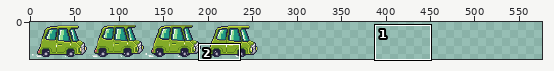
Two versions of one sprite sheet, Assets/Sprites/car_green_64_32.png. Above: a wide view before the commit, with the close-up outlined.
Close-up. As it was:
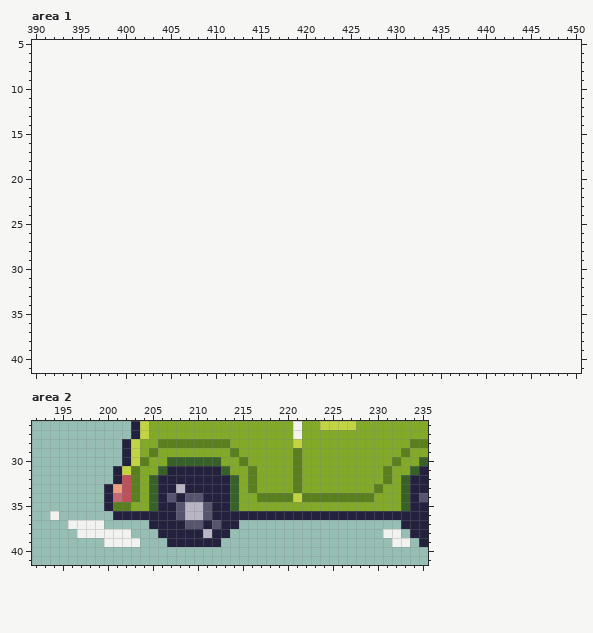
The file is 256x42 pixels. Shown: area 1: x 390..450, y 5..41; area 2: x 192..235, y 26..41. The old version is drawn lined up with the new one, on the new canvas. The commit also changed other parts of the picture, which this record leaves out.
After:
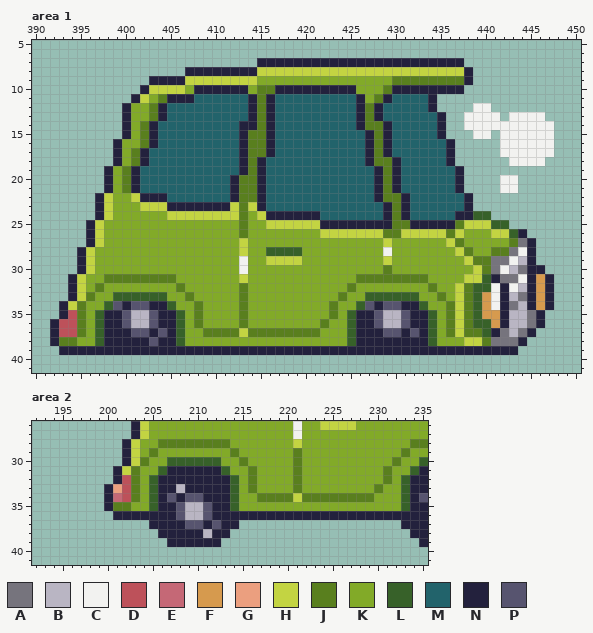
Palette (. is transparent): A #76747d  B #b9b5c3  C #f2f2f0  D #bd515a  E #c56876  F #d69a4e  G #eb9f7f  H #c3d442  J #597f1e  K #82aa28  L #376129  M #22636b  N #23213d  P #57546f
Edits made:
canvas 256x42 -> 576x42
Changed rows in their new state; - is an unchanged pixel.
Area 1:
first column x 392:
 7 -----------------------NNNNNNNNNNNNNNNNNNNNNNN----------
 8 ---------------NNNNNNNNHHHHHHHHHHHHHHHHHHHHHHHN---------
 9 -----------NNNNHHHHHHHHKKKKKKKKKKKKKKKJJJJJJJJN---------
10 ----------NHHHHKNNNNNNKJJNNNNNNNNNKKKJNNNNNNNN----------
11 ---------NHKJNNNMMMMMMNJNMMMMMMMMMNKJNMMMMN-------------
12 --------NKKJNMMMMMMMMMNJNMMMMMMMMMNJNMMMMMN----CC-------
13 --------NKKJNMMMMMMMMMNJNMMMMMMMMMNJNMMMMMMN--CCCC-CCCC-
14 --------NKJNMMMMMMMMMNNJNMMMMMMMMMNJJNMMMMMN--CCCCCCCCCC
15 --------NKJNMMMMMMMMMNJJNMMMMMMMMMMNJNMMMMMN---CC-CCCCCC
16 -------NKKJNMMMMMMMMMNJJNMMMMMMMMMMNJNMMMMMMN-----CCCCCC
17 -------NKJNMMMMMMMMMMNJJNMMMMMMMMMMNJNMMMMMMN-----CCCCCC
18 -------NKJNMMMMMMMMMMNJNMMMMMMMMMMMNJJNMMMMMN------CCCC-
19 ------NKJNMMMMMMMMMMMNJNMMMMMMMMMMMMNJNMMMMMMN----------
20 ------NKJNMMMMMMMMMMNJJNMMMMMMMMMMMMNJNMMMMMMN----CC----
21 ------NKJNMMMMMMMMMMNJJNMMMMMMMMMMMMNJNMMMMMMN----CC----
22 -----NHKKHNNNMMMMMMMNJJNMMMMMMMMMMMMNJJNMMMMMMN---------
23 -----NHKKKHHHNNNNNNNHJHNMMMMMMMMMMMMMNJNMMMMMMN---------
24 -----NHKKKKKKHHHHHHHHJKHNNNNNNMMMMMMMNJNMMMMMNNLL-------
25 ----NHKKKKKKKKKKKKKKKJKKHHHHHHNNNNNNNNJJNNNNNJHHHLL-----
26 ----NHKKKKKKKKKKKKKKKJKKKKKKKKHHHHHHHJJHHHHHJHKKKHHLN---
27 ----NHKKKKKKKKKKKKKKKHKKKKKKKKKKKKKKKHKKKKKKHJKKKKKJAN--
28 ---NHKKKKKKKKKKKKKKKKHKKLLLLKKKKKKKKKCKKKKKKKHJKKJJACN--
29 ---NHKKKKKKKKKKKKKKKKCKKHHHHKKKKKKKKKHKKKKKKKKHJJAACBN--
30 ---NHKKKKKKKKKKKKKKKKCKKKKKKKKKKKKKKKJKKKKKKKKKHJACBANN-
31 --NHKKJJJJJJJJKKKKKKKHKKKKKKKKKKKKJJJJJJJJKKKKHHLNAACNFN
32 --NHKJKKKKKKKKJKKKKKKJKKKKKKKKKKKJKKKKKKKKJKKHJLLCNCBNFN
33 --NHJKKLLLLLLKKJKKKKKJKKKKKKKKKKJKKLLLLLLKKJKHJLFCNBANFN
34 -NHJKKLPNPPNNLKKJKKKKJKKKKKKKKKJKKLPNPPNNLKKJHJLFCNABNFN
35 -NDJKLNNPBBPNNLKJKKKKJKKKKKKKKKJKLNNPBBPNNLKJHJLFFNBBAN-
36 NDDJKLNNPBBPNNLKJKKKKJKKKKKKKKJKKLNNPBBPNNLKJHJLLFNBBAN-
37 NDDJKLNNNPPNPNLKKJJJJHJJJJJJJJKKKLNNNPPNPNLKJHJJLNABAN--
38 NJJKKLNNNNNPNNLKKKKKKKKKKKKKKKKKKLNNNNNNNNLKKKHHJAAAN---
39 -NNNNNNNNNNNNNNNNNNNNNNNNNNNNNNNNNNNNNNNNNNNNNNNNNNN----
Area 2:
first column x 194:
36 .---------------------------------------
37 --....----------------------------------
38 ---......----------------------------..-
39 ------....----------------------------..
